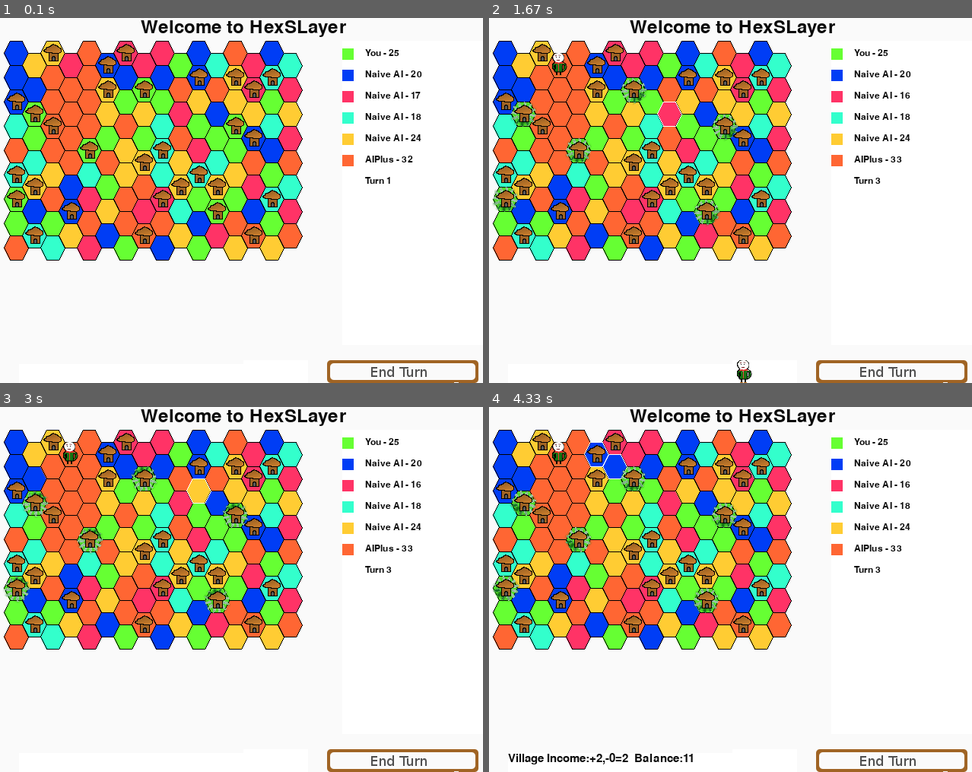
Above: before the commit, frames 1-4 (two rows, left to right).
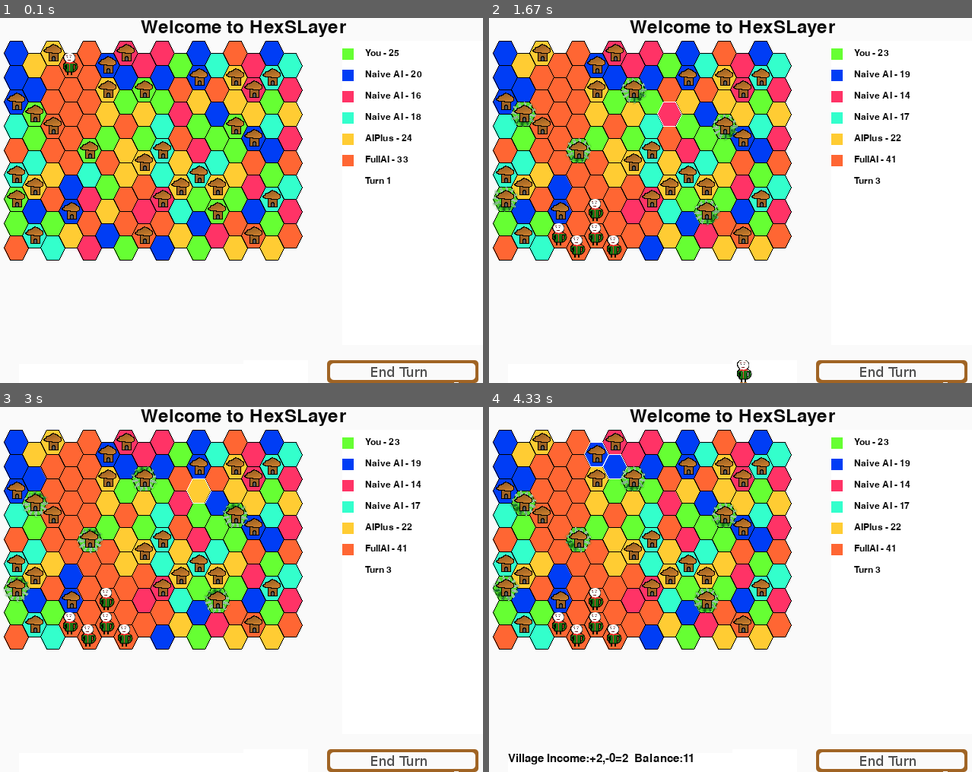
Above: after the commit, the same moments.

Repository: StephenFluin/HexSLayer
Game: pygame game, started from hexslayer.py
Two runs of this game, one before a commit and one after it. Both use one fixed random seed, a clock stepped at 60 frames per second and the inputs below. The source is Python 2; it was converted automatically to run under Python 3.
Inputs (mouse positions are in pixels of both pictures, inside the frame that each line leads up to):
- Up to frame 1 (0.1 s): no input
- Up to frame 2 (1.67 s): click (730, 200) at 0.38 s; tap Enter at 0.67, 1 s; click (662, 123) at 1.38 s
- Up to frame 3 (3 s): press the mouse at (106, 480) at 1.7 s; move the mouse to (106, 560) at 1.8 s; release the mouse at (106, 647) at 1.93 s; press the mouse at (72, 480) at 2.03 s; move the mouse to (246, 465) at 2.13 s; release the mouse at (425, 450) at 2.27 s; press the mouse at (72, 454) at 2.37 s; move the mouse to (144, 454) at 2.47 s; release the mouse at (222, 454) at 2.6 s; press the mouse at (198, 490) at 2.7 s; move the mouse to (280, 487) at 2.8 s; release the mouse at (367, 487) at 2.93 s
- Up to frame 4 (4.33 s): press the mouse at (522, 480) at 3.03 s; move the mouse to (648, 523) at 3.13 s; release the mouse at (769, 567) at 3.27 s; press the mouse at (653, 443) at 3.37 s; move the mouse to (638, 523) at 3.47 s; release the mouse at (629, 604) at 3.6 s; press the mouse at (759, 465) at 3.7 s; move the mouse to (759, 476) at 3.8 s; release the mouse at (759, 487) at 3.93 s; press the mouse at (614, 465) at 4.03 s; move the mouse to (585, 545) at 4.13 s; release the mouse at (556, 626) at 4.27 s

The runs differ from the first frame. In frame 1, 0.5% of the frame differs, in the area x 12-88%, y 9-40%; in frame 2, 2.5%; in frame 3, 2.5%; in frame 4, 2.5%, in the area x 12-88%, y 8-67%.

Commit message:
Added much more difficult ai

Diff:
--- a/ai.py
+++ b/ai.py
@@ -156,3 +156,109 @@
 					else:
 						#print "This unit had no one to attack."
 						pass
+
+
+
+class FullAI(AI):
+	def getName(self):
+		return "FullAI"
+
+	def takeTurn(self,gameMap,player):
+		# buy units where appropriate, and detect level of play
+		levelOfPlay = 0
+
+		for row in gameMap.tiles:
+			for tile in row:
+				# Detect level of play.
+				if tile.pawn and tile.player != player:
+					levelOfPlay = max(levelOfPlay,tile.pawn.level)
+
+
+				if tile.player == player:
+					realm = tile.realm
+					# TODO: This is really really innefficient (n^2 rather than n)
+					for t in realm:
+						if t.village and t.village.balance >= 15 and not tile.pawn and not tile.grave and not tile.village:
+
+							tile.pawn = Villager(gameMap,tile.xloc,tile.yloc)
+							t.village.balance -= 10
+							gameMap.renders.append(tile.pawn)
+							#print "Bought a simple pawn and placed at %sx%s for the tile at %sx%s" % (tile.x,tile.y,tile.xloc,tile.yloc)
+
+
+
+						else:
+							if t.village:
+								#print "didn't buy anything, because %s is the balance" % (t.village.balance)
+								nothing = None
+
+		print "Level of play determined to be %s." % (levelOfPlay)
+
+		# upgrade units where appropriate
+		#If we have high income, upgrade!
+		# This section iterates through all of my realms and assembles an army of level 1s.
+		for row in gameMap.tiles:
+			for tile in row:
+				if tile.player == player:
+					army = []
+					for t in tile.realm:
+						if t.pawn:
+							army.append((t,t.pawn))
+							#print "Counted a unit in the army of %s from %sx%s." % (player,t.xloc,t.yloc)
+
+					#Randomly sort the list so we only have a chance of combining.
+					random.shuffle(army)
+					if len(army) > 2:
+
+						#print "Combining because we found %s+ level 1s for  %s" % (len(army),player)
+						# Attack unit 1 of army
+						dest = army[1][0]
+						army[0][1].startTile = army[0][0]
+
+						upkeeps = [0,2,6,18,50]
+						validMove = army[0][1].level == 1 and army[1][1].level <= levelOfPlay
+
+						validMove = validMove and len(dest.realm) > upkeeps[levelOfPlay]
+						if  validMove and army[0][1].attack(dest.getPoint()[0],dest.getPoint()[1]) :
+
+							army[0][1].setPos(dest.getPoint()[0],dest.getPoint()[1])
+						#print "Finished the combining process."
+					#else:
+						#print "Large army wasn't detected,%s in the army." % (len(army))
+
+
+		# move units where appropriate
+		for row in gameMap.tiles:
+			for tile in row:
+
+				if tile.player == player and tile.pawn and not tile.pawn.moved:
+
+
+					#print "Moving AI at %sx%s for player %s." % (tile.xloc,tile.yloc, tile.player)
+					target = None
+					for candidate in tile.realm:
+						direction = random.randint(0,6)
+						for i in range(0,6):
+							dest = candidate.getAdjacentTile((direction + i) % 6)
+							if dest and dest.player != tile.player and dest.getProtection() < tile.pawn.level:
+								target = dest
+								#print "Attacking a hum0n with protection of %s-%s." % (dest.getProtectionPair())
+								#print "this hum0n has a %s and a %s." % (dest.village, dest.pawn)
+								break
+						if target:
+							break
+
+					if target:
+						tile.pawn.startTile = tile
+						if tile.pawn.attack(target.xloc,target.yloc):
+							tile.pawn.moved = True
+							tile.pawn.setPos(target.xloc,target.yloc)
+							#print "Attack of %sx%s successful." % (target.xloc, target.yloc)
+						else:
+							#print "Attack of %sx%s failed! :(" % (target.xloc,target.yloc)
+							tile.blueRing()
+							target.redRing()
+
+					else:
+						#print "This unit had no one to attack."
+						pass
--- a/hexslayer.py
+++ b/hexslayer.py
@@ -10,6 +10,7 @@
 # Todo: Try to prevent villages from popping up on people
 # Todo: Add trees (or other fun concept)
 # Todo: Add interesting maps
+# Todo: Add map generation
 
 import pygame, random, time
 from pygame.locals import *
@@ -211,9 +212,10 @@
 		self.players.append(HumanIntelligence())
 
 		# Add some AIs to the game.
-		for i in range(0,4):
+		for i in range(0,3):
 			self.players.append(NaiveAI())
 		self.players.append(AIPlus())
+		self.players.append(FullAI())
 
 
 
